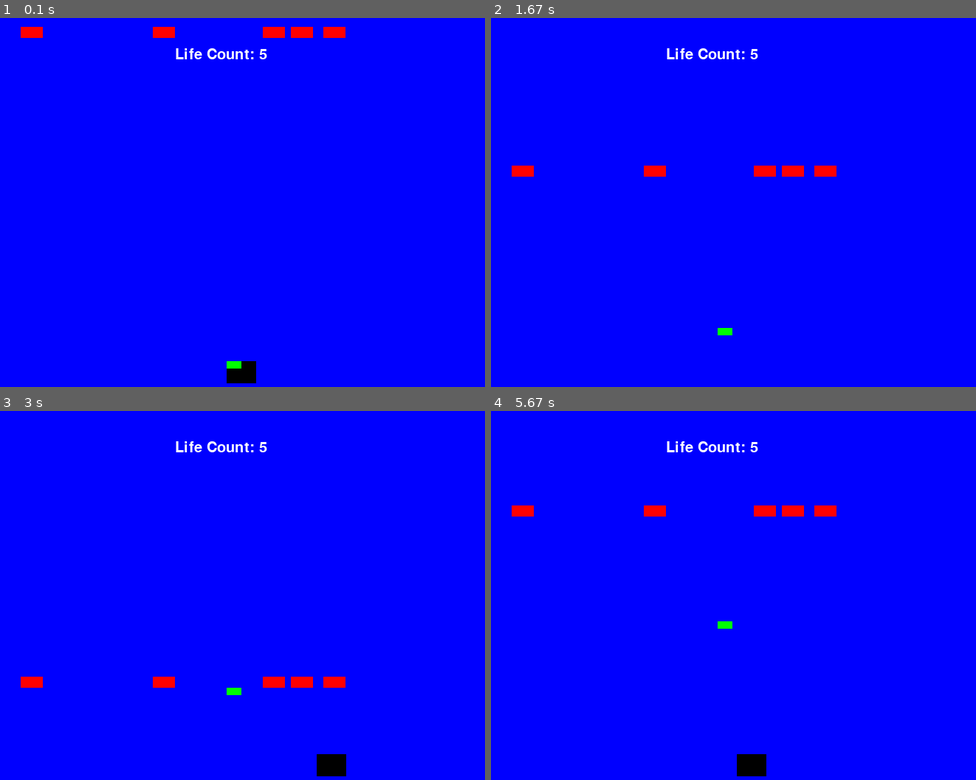
Above: before the commit, frames 1-4 (two rows, left to right).
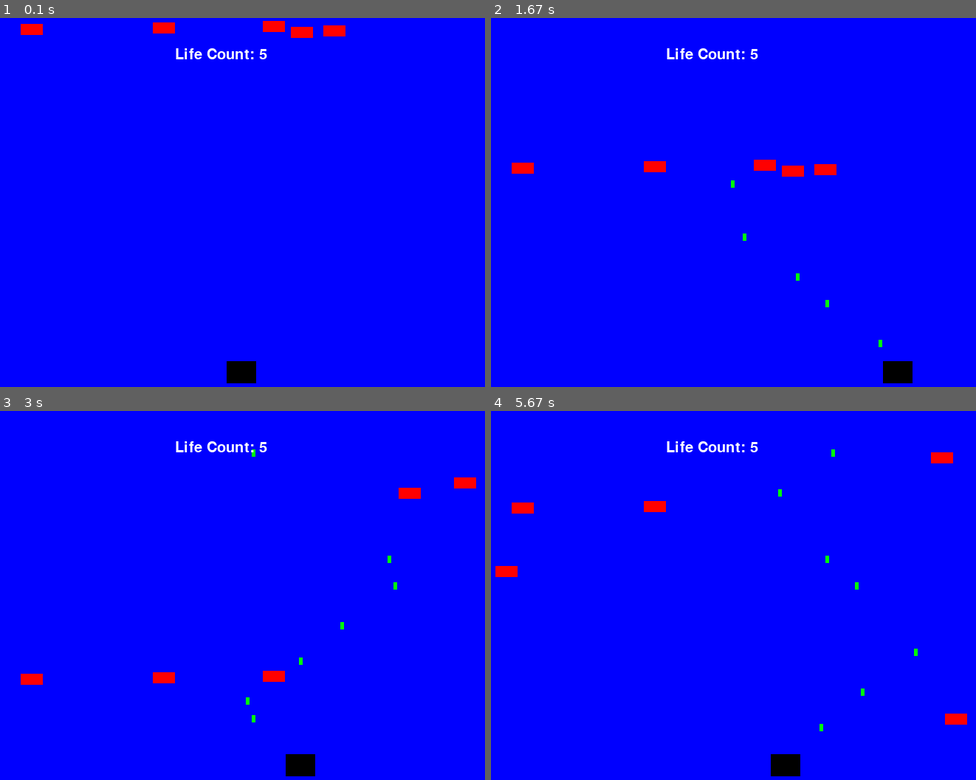
Above: after the commit, the same moments.

Repository: WillO1987/WillO-tasks
Game: pygame game, started from pygame/spaceinvadors.py
The game is run twice, just before and just after one commit, with the same random seed, the same clock (stepped at 60 frames per second) and the same inputs.
Inputs:
- Up to frame 1 (0.1 s): no input
- Up to frame 2 (1.67 s): tap Space at 0.33, 0.73, 1.03, 1.23, 1.53 s; hold Right 0.67-1.13 s; hold Right 1.17-1.63 s
- Up to frame 3 (3 s): hold Left 1.67-2.2 s; tap Space at 1.73, 2.03, 2.3, 2.6, 2.73 s; hold Left 2.23-2.63 s; hold Right from 2.67 s (still down)
- Up to frame 4 (5.67 s): tap Space at 3.03, 3.4, 3.7, 3.9, 4.2, 4.4, 4.7, 4.9, 5.2, 5.47 s; release Right at 3.3 s; hold Left 3.33-3.8 s; hold Right 3.83-4.3 s; hold Right 4.33-4.8 s; hold Left 4.83-5.37 s; hold Left from 5.4 s (still down)

The runs differ from the first frame. In frame 1, 0.4% of the frame differs, in the area x 4-72%, y 0-95%; in frame 2, 0.9%; in frame 3, 1.8%; in frame 4, 1.9%, in the area x 0-99%, y 10-99%.

Commit message:
Update spaceinvadors.py

Diff:
--- a/pygame/spaceinvadors.py
+++ b/pygame/spaceinvadors.py
@@ -35,24 +35,26 @@
 # Used to manage how fast the screen updates
 clock = pygame.time.Clock()
 #classes go here
-class bullet(pygame.sprite.Sprite):
-    def __init__(self, b_width , b_length, initial_x):
+class Bullet(pygame.sprite.Sprite):
+    def __init__(self, b_width , b_length):
         super().__init__()
-        self.x_val2 = x_val2
-        self.width = b_width
-        self.height = b_length
-        self.image = pygame.Surface([self.width, self.height])
-        self.image.fill(GREEN),
+        # self.x_val2 = x_val2
+        # self.width = b_width
+        # self.height = b_length
+        # self.image = pygame.Surface([self.width, self.height])
+        # self.image.fill(GREEN),
+        # self.rect = self.image.get_rect()
+        # self.rect.x = initial_x
+        # self.rect.y = 465
+        self.image = pygame.Surface((5, 10))
+        self.image.fill(GREEN)
         self.rect = self.image.get_rect()
-        self.rect.x = initial_x
-        self.rect.y = 465
+        self.rect.centerx = b_width
+        self.rect.centery = b_length
     def update(self) :
-        if self.rect.y > 0:
-            self.rect.y = self.rect.y - 3
-        # keys = pygame.key.get_pressed()
-        # if keys[pygame.K_SPACE]:
-        #     self.rect.y = self.rect.y - 3
+        self.rect.y = self.rect.y - 3
 
+#endclass
 class spaceship(pygame.sprite.Sprite):
     def __init__(self, s_width, s_length, initial_x):
         super().__init__()
@@ -104,34 +106,35 @@
 
 #global variables
 x_val2 = 350
-
 enemy_count = 5
-all_sprites = pygame.sprite.Group()
-bullet_sprites = pygame.sprite.Group()
-invador_sprites = pygame.sprite.Group()
-spaceship_sprite = pygame.sprite.Group()
-Invador_Num = enemy_count
-for i in range(0,Invador_Num):
-    Invador_width = 30
-    Invador_Length = 15
-    #sizeee = random.randrange(2,5)
-    enemy = Invador(Invador_width, Invador_Length)
-    invador_sprites.add(enemy)
-    all_sprites.add(enemy)
-#next i
-for i in range(1):
-    rocket = bullet(20 , 10 , x_val2)
-    player = spaceship(40 , 30 , x_val2)
-    #all_sprites.add(rocket)
-    bullet_sprites.add(rocket)
-    spaceship_sprite.add(player)
-    all_sprites.add(player)
-#endfor
 x_val = 0
 y_val = 200
 x_offset = 1
 pi= 3.141592652
 counter = 0
+
+
+#create sprite groups
+all_sprites = pygame.sprite.Group()
+bullets = pygame.sprite.Group()
+invador_sprites = pygame.sprite.Group()
+spaceship_sprite = pygame.sprite.Group()
+
+# create player spaceship
+player = spaceship(40 , 30 , x_val2)
+spaceship_sprite.add(player)
+
+#set the enemy count
+Invador_Num = enemy_count
+
+# for i in range(0,Invador_Num):
+#     Invador_width = 30
+#     Invador_Length = 15
+#     #sizeee = random.randrange(2,5)
+#     enemy = Invador(Invador_width, Invador_Length)
+#     invador_sprites.add(enemy)
+#     all_sprites.add(enemy)
+# #next i
 
 
 # -------- Main Program Loop -----------
@@ -140,34 +143,48 @@
     for event in pygame.event.get(): # User did something
         if event.type == pygame.QUIT: # If user clicked close
             done = True # Flag that we are done so we exit this loop
+        if event.type == pygame.KEYDOWN and event.key == pygame.K_SPACE:
+            bullet = Bullet(player.rect.centerx, player.rect.top)
+            bullets.add(bullet)
+            all_sprites.add(bullet)
 
+    if len(invador_sprites) < Invador_Num:
+        Invador_width = 30
+        Invador_Length = 15
+        enemy = Invador(Invador_width, Invador_Length)
+        invador_sprites.add(enemy)
+        all_sprites.add(enemy)
     # --- Game logic should go here
+
+    #check for collisions
+    hits = pygame.sprite.groupcollide(invador_sprites, bullets, True, True)
+
+    #update game objects
     all_sprites.update()
     spaceship_sprite.update()
 
-    #invador_sprites.update()
     # --- Drawing code should go here
 
     # First, clear the screen to white. Don't put other drawing commands
     # above this, or they will be erased with this command.
-    # player = spaceship()
-    # all_sprites.add(player)
-    # spaceship_sprite.add(player)
+
 
     screen.fill(BLUE)
 
     #draw stuff here:
-    invador_sprites.draw(screen)
+    all_sprites.draw(screen)
     spaceship_sprite.draw(screen)
+    # bullet_sprites.draw(screen)
     # bullet_sprites.draw(screen)
     # spaceship_sprite.add(player)
 
 
-    keys = pygame.key.get_pressed()
-    if keys[pygame.K_SPACE]:
-        bullet_sprites.update()
-        #bullet_sprites.draw(screen)
-    bullet_sprites.draw(screen)
+
+    # keys = pygame.key.get_pressed()
+    # if keys[pygame.K_SPACE]:
+    #     new_bullet = bullet(20, 10, x_val2)
+    #     bullet_sprites.add(new_bullet)
+
     lives_count = font.render("Life Count: " + str(lives), True, WHITE)
     endmessage = font.render(end, True, WHITE)
     screen.blit(endmessage, [271,103])
